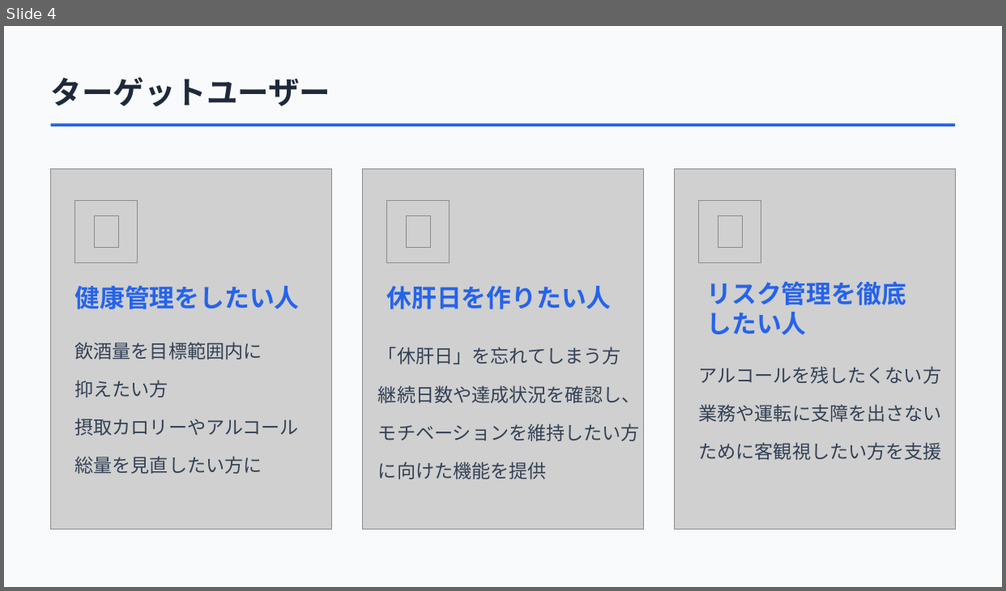
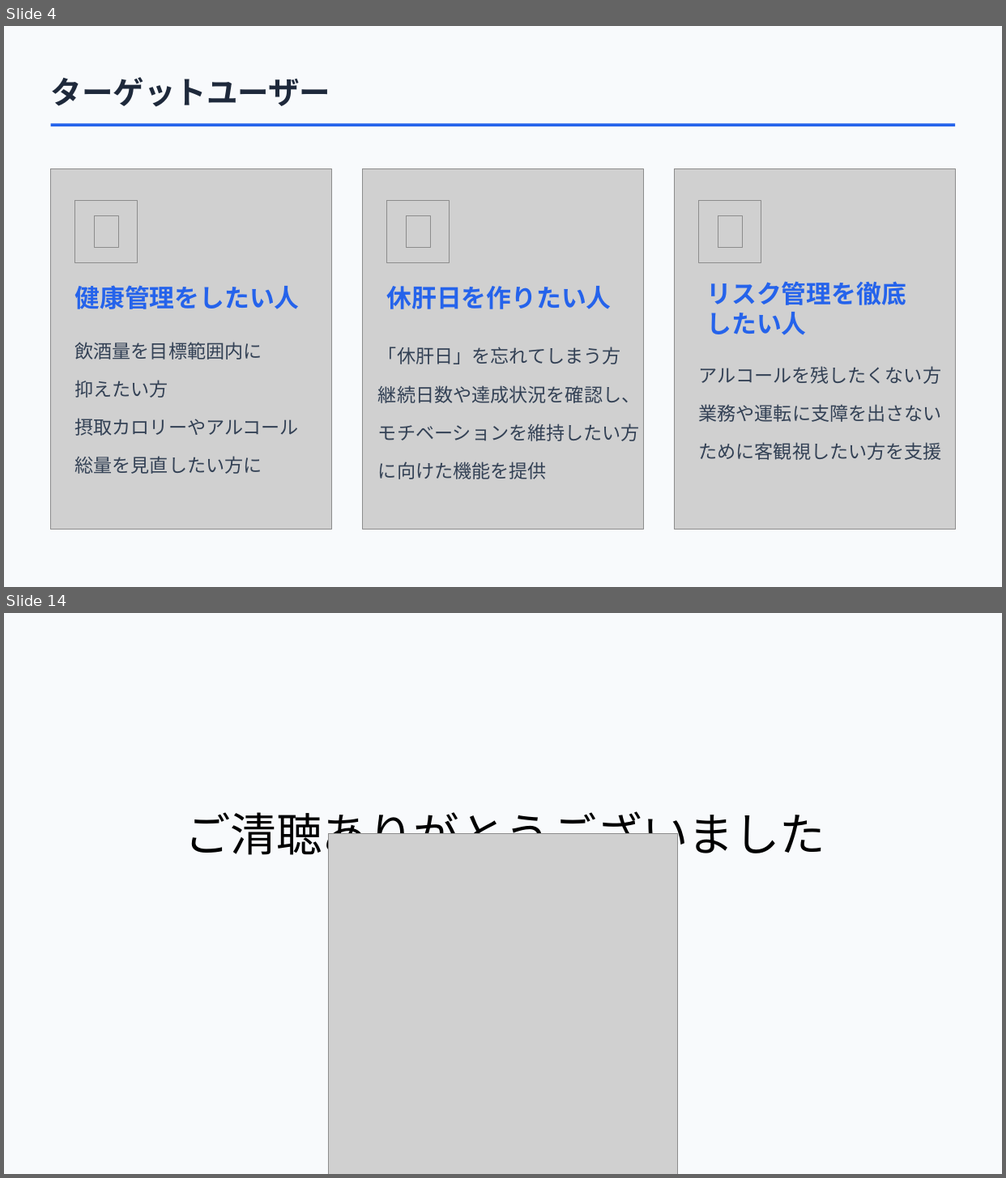
Before and after one commit to Hoshi0529/mobile-training, a slide deck: アルコールレコード 提案資料.pptx. Shown one above the other, each under a label of ours: slide 4 before the commit, slides 4 and 14 after it; the slides between them are not shown. The pictures are 1006x591 and 1006x1178 pixels, drawn with LibreOffice and Linux fonts; fonts in the diff are those of the drawing; grey boxes stand for pictures; background and template pictures are left out. Boxes give left, top, right and bottom in pixels: in the first picture for what was removed or moved away, otherwise in the second. Text is boxed around its words. In the diff, an @@ line names an element or a change of style, - is before the commit and + after.

```diff
--- a/アルコールレコード 提案資料.pptx
+++ b/アルコールレコード 提案資料.pptx
@@ slide 14 added at (4,613,1002,1174), background #F8FAFC @@
@@ text added at (185,811,825,863), 44 pt, text #000000 @@
+ご清聴ありがとうございました
@@ picture added at (329,834,678,1174) @@
```
Also in this commit, not shown: 12 slides changed, 1 slide removed.
